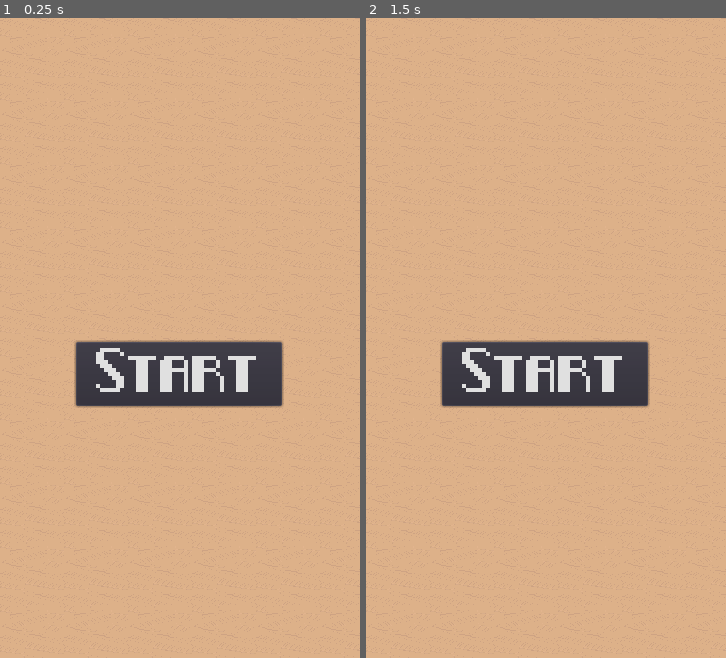
Above: before the commit, frames 1-2 (left to right).
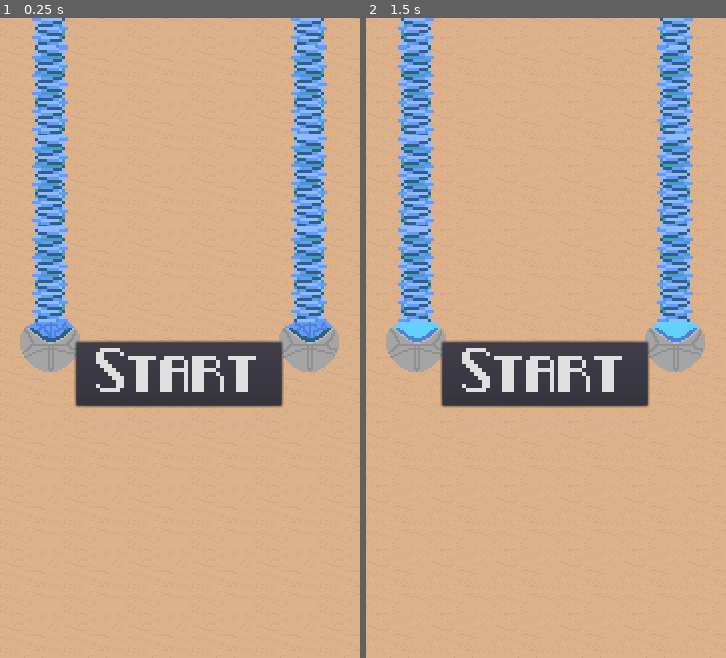
Above: after the commit, the same moments.

Repository: JordonR96/Hyper-Planet
Game: Godot game, scene res://Main.tscn
Two runs of this game, one before a commit and one after it. Both use one fixed random seed, a clock stepped at 60 frames per second and the inputs below.
Inputs:
- Up to frame 1 (0.25 s): no input
- Up to frame 2 (1.5 s): tap Enter at 0.5 s; hold Right (ui_right) 0.53-1.28 s; hold Space (ui_select) 0.53-1.28 s; hold Left (ui_left) from 1.28 s (still down); tap Space (ui_select) at 1.35 s

The runs differ from the first frame. In frame 1, 10% of the frame differs, in the area x 5-95%, y 0-56%; in frame 2, 10%.

Commit message:
new enemy
IMplemented new enemies and obst

Diff:
--- a/Bullet.gd
+++ b/Bullet.gd
@@ -7,7 +7,7 @@
 export (float) var lifetime
 
 
-# Called when the node enters the scene tree for the first time.
+# Called when thex node enters the scene tree for the first time.
 
 func start(_position, _direction):
 	position = _position
@@ -19,6 +19,11 @@
 	## TODO make the liftime timer kill bullet on timoute
 	velocity = _direction * speed
 
+	$AnimationPlayer.play('shoot')
+
+## TODO need connecting signal from main that when called will just que free
+func _on_destroy_all_enemies():
+	queue_free()
 
 # Called every frame. 'delta' is the elapsed time since the previous frame.
 func _process(delta):
--- /dev/null
+++ b/ElecrtoPodMed.tscn
@@ -0,0 +1,18 @@
+[gd_scene load_steps=3 format=2]
+
+[ext_resource path="res://ElectroPodShort.tscn" type="PackedScene" id=1]
+[ext_resource path="res://ElectroPodBeam.tscn" type="PackedScene" id=2]
+
+[node name="Node2D" instance=ExtResource( 1 )]
+
+[node name="Pod1" parent="." index="0"]
+position = Vector2( -0.641602, -160.815 )
+
+[node name="Pod2" parent="." index="1"]
+position = Vector2( 1.1084, 159.185 )
+
+[node name="Beam2" parent="." index="3" instance=ExtResource( 2 )]
+position = Vector2( -0.451996, 90.598 )
+
+[node name="Beam3" parent="." index="4" instance=ExtResource( 2 )]
+position = Vector2( 0.0480042, -91.902 )
--- /dev/null
+++ b/ElectroPod.gd
@@ -0,0 +1,5 @@
+extends 'Enemy.gd'
+
+func _ready():
+
+	$AnimationPlayer.play('On')
--- /dev/null
+++ b/ElectroPod.tscn
@@ -0,0 +1,41 @@
+[gd_scene load_steps=6 format=2]
+
+[ext_resource path="res://Enemy.tscn" type="PackedScene" id=1]
+[ext_resource path="res://Art/enemies/electro-pod/electropods.png" type="Texture" id=2]
+[ext_resource path="res://ElectroPod.gd" type="Script" id=3]
+
+[sub_resource type="CircleShape2D" id=1]
+radius = 29.8426
+
+[sub_resource type="Animation" id=2]
+resource_name = "On"
+length = 0.3
+loop = true
+step = 0.15
+tracks/0/type = "value"
+tracks/0/path = NodePath("Sprite:frame")
+tracks/0/interp = 1
+tracks/0/loop_wrap = true
+tracks/0/imported = false
+tracks/0/enabled = true
+tracks/0/keys = {
+"times": PoolRealArray( 0, 0.15, 0.3 ),
+"transitions": PoolRealArray( 1, 1, 1 ),
+"update": 1,
+"values": [ 1, 0, 1 ]
+}
+
+[node name="Enemy" instance=ExtResource( 1 )]
+script = ExtResource( 3 )
+take_damage = "No"
+
+[node name="CollisionShape2D" parent="." index="0"]
+shape = SubResource( 1 )
+
+[node name="AnimationPlayer" parent="." index="1"]
+anims/On = SubResource( 2 )
+
+[node name="Sprite" parent="." index="2"]
+position = Vector2( 3.35876, 1.06066 )
+texture = ExtResource( 2 )
+hframes = 2
--- /dev/null
+++ b/ElectroPodBeam.gd
@@ -0,0 +1,5 @@
+extends 'Enemy.gd'
+
+# Called when the node enters the scene tree for the first time.
+func _ready():
+	$AnimationPlayer.play('On')
--- /dev/null
+++ b/ElectroPodBeam.tscn
@@ -0,0 +1,34 @@
+[gd_scene load_steps=5 format=2]
+
+[ext_resource path="res://Enemy.tscn" type="PackedScene" id=1]
+[ext_resource path="res://Art/enemies/electro-pod/electro-pod-beam.png" type="Texture" id=2]
+[ext_resource path="res://ElectroPodBeam.gd" type="Script" id=3]
+
+[sub_resource type="Animation" id=1]
+resource_name = "On"
+length = 0.3
+loop = true
+step = 0.15
+tracks/0/type = "value"
+tracks/0/path = NodePath("Sprite:frame")
+tracks/0/interp = 1
+tracks/0/loop_wrap = true
+tracks/0/imported = false
+tracks/0/enabled = true
+tracks/0/keys = {
+"times": PoolRealArray( 0, 0.15, 0.3 ),
+"transitions": PoolRealArray( 1, 1, 1 ),
+"update": 1,
+"values": [ 1, 0, 0 ]
+}
+
+[node name="Enemy" instance=ExtResource( 1 )]
+script = ExtResource( 3 )
+take_damage = "No"
+
+[node name="AnimationPlayer" parent="." index="1"]
+anims/On = SubResource( 1 )
+
+[node name="Sprite" parent="." index="2"]
+texture = ExtResource( 2 )
+hframes = 2
--- /dev/null
+++ b/ElectroPodLong.tscn
@@ -0,0 +1,18 @@
+[gd_scene load_steps=3 format=2]
+
+[ext_resource path="res://ElecrtoPodMed.tscn" type="PackedScene" id=1]
+[ext_resource path="res://ElectroPodBeam.tscn" type="PackedScene" id=2]
+
+[node name="Node2D" instance=ExtResource( 1 )]
+
+[node name="Pod1" parent="." index="0"]
+position = Vector2( -1.1416, -251.065 )
+
+[node name="Pod2" parent="." index="1"]
+position = Vector2( 1.1084, 250.685 )
+
+[node name="Beam4" parent="." index="5" instance=ExtResource( 2 )]
+position = Vector2( -0.727875, -182.571 )
+
+[node name="Beam5" parent="." index="6" instance=ExtResource( 2 )]
+position = Vector2( -0.477875, 182.103 )
--- /dev/null
+++ b/ElectroPodShort.tscn
@@ -0,0 +1,20 @@
+[gd_scene load_steps=3 format=2]
+
+[ext_resource path="res://ElectroPodBeam.tscn" type="PackedScene" id=1]
+[ext_resource path="res://ElectroPod.tscn" type="PackedScene" id=2]
+
+[node name="Node2D" type="Node2D"]
+__meta__ = {
+"_edit_group_": true
+}
+
+[node name="Pod1" parent="." instance=ExtResource( 2 )]
+position = Vector2( -0.141602, -67.8147 )
+rotation = -1.5708
+
+[node name="Pod2" parent="." instance=ExtResource( 2 )]
+position = Vector2( 0.108398, 68.1853 )
+rotation = 1.5708
+
+[node name="Beam" parent="." instance=ExtResource( 1 )]
+position = Vector2( 0, 0 )
--- a/Enemy.gd
+++ b/Enemy.gd
@@ -1,15 +1,22 @@
 extends Node2D
 export var health = 1
 export var speed = 10
+export (String, 'Yes', 'No') var take_damage = 'Yes'
 
 # Declare member variables here. Examples:
 # var a = 2
 # var b = "text"
 signal enemy_dead
+signal shoot(bullet, position, rotation)
 
 # Called when the node enters the scene tree for the first time.
 func _ready():
 	pass # Replace with function body.
+
+
+## TODO need connecting signal from main that when called will just que free
+func _on_destroy_all_enemies():
+	queue_free()
 
 func get_health():
 	return health
@@ -18,6 +25,8 @@
 	health = new_health
 # Called every frame. 'delta' is the elapsed time since the previous frame.
 func _process(delta):
+
+	## TODO play enemy dead animation, have some function that decides which one depending on enemy
 
 	if (health <= 0 ):
 		queue_free()
@@ -29,8 +38,8 @@
 
 
 func take_damage(amount):
-
-	health = health - amount
+	if (take_damage == 'Yes'):
+		health = health - amount
 
 func _on_Enemy_area_entered(area):
 
--- /dev/null
+++ b/Explosion.tscn
@@ -0,0 +1,7 @@
+[gd_scene format=2]
+
+[node name="Explosion" type="Node2D"]
+
+[node name="AnimationPlayer" type="AnimationPlayer" parent="."]
+
+[node name="Sprite" type="Sprite" parent="."]
--- a/Main.gd
+++ b/Main.gd
@@ -31,6 +31,8 @@
 var Background3
 
 var playing
+
+signal destroy_all_enemies
 # Called when the node enters the scene tree for the first time.
 func _ready():
 	playing = false
@@ -43,6 +45,11 @@
 
 	$Camera2D/HUD/GameOver.hide()
 
+func _destroy_all_enemies ():
+	## calling this function will remove all enemy and enemy bullets from screen
+
+	emit_signal("destroy_all_enemies")
+
 func _start_backgrounds():
 	#TODO background not resetting properly on gameover
 
@@ -98,13 +105,16 @@
 
 func _spawn_enemies():
 
+	# TODO will have spawn manager that has all spwan pahts which will do something like this
+
 	var enemy = SDScene.instance()
 
 
-	var spawn = Vector2(300, -182)
+	var spawn = Vector2(0, -182)
 	enemy.position = spawn
 	enemy.connect('shoot', self , '_spawn_enemy_bullet')
-
+	## make sure we can destroy all enemies if we wish (this will be a pickup)
+	connect('destroy_all_enemies', enemy, '_on_destroy_all_enemies')
 
 	add_child(enemy)
 	print(enemy.position.y)
@@ -120,8 +130,9 @@
 	var bullet = BulletScene.instance();
 
 	bullet.start(position, direction)
-
+	connect('destroy_all_enemies', bullet, '_on_destroy_all_enemies')
 	add_child(bullet)
+
 
 
 
@@ -145,6 +156,7 @@
 # Called every frame. 'delta' is the elapsed time since the previous frame.
 func _process(delta):
 
+
 	if has_node('Player'):
 
 			# with the player moving in a different direction
@@ -163,6 +175,8 @@
 func _on_ScoreTimer_timeout():
 	score += score_increment
 	$Camera2D/HUD/ScoreLabel.text = str(score)
+
+
 
 
 func _game_over():
@@ -181,4 +195,8 @@
 	$Camera2D/HUD/StartButton.text = 'Retry'
 	$Camera2D.start(camera_start_position)
 
+	# TODO time delay on this signal
+
+	_destroy_all_enemies()
+
 	## TODO have gameover screen and show that should be same as start screen, shouldnt just be bg of game
--- a/Main.tscn
+++ b/Main.tscn
@@ -1,7 +1,8 @@
-[gd_scene load_steps=8 format=2]
+[gd_scene load_steps=9 format=2]
 
 [ext_resource path="res://Main.gd" type="Script" id=1]
 [ext_resource path="res://Font/pixel_noir/Pixel-Noir Caps.ttf" type="DynamicFontData" id=2]
+[ext_resource path="res://ElectroPodLong.tscn" type="PackedScene" id=3]
 [ext_resource path="res://Camera2D.tscn" type="PackedScene" id=4]
 [ext_resource path="res://Font/pixel_noir/Pixel-Noir.ttf" type="DynamicFontData" id=5]
 
@@ -53,6 +54,8 @@
 }
 
 [node name="GameOver" type="Label" parent="Camera2D/HUD"]
+anchor_top = -0.00110483
+anchor_bottom = -0.00110483
 margin_left = 32.5356
 margin_top = 85.0381
 margin_right = 332.536
@@ -69,6 +72,12 @@
 
 [node name="SpawnTimer" type="Timer" parent="."]
 wait_time = 0.1
+
+[node name="Node2D" parent="." instance=ExtResource( 3 )]
+position = Vector2( 50.2046, 74.2462 )
+
+[node name="Node2D2" parent="." instance=ExtResource( 3 )]
+position = Vector2( 309.006, 73.5391 )
 [connection signal="pressed" from="Camera2D/HUD/StartButton" to="." method="_start_game"]
 [connection signal="timeout" from="ScoreTimer" to="." method="_on_ScoreTimer_timeout"]
 [connection signal="timeout" from="SpawnTimer" to="." method="_spawn_enemies"]
--- a/Player.gd
+++ b/Player.gd
@@ -83,6 +83,7 @@
 	## TODO change to use custom inputz
 
 	if (Input.is_action_pressed("ui_select")):
+		## TODO make it so they cant hold button down and shoot
 		if (allow_shoot):
 			## TODO play the shooting animation
 			emit_signal('shoot')
--- a/Player.tscn
+++ b/Player.tscn
@@ -4,8 +4,9 @@
 [ext_resource path="res://Art/player/ship_explosion.png" type="Texture" id=2]
 [ext_resource path="res://Player.gd" type="Script" id=4]
 
-[sub_resource type="RectangleShape2D" id=1]
-extents = Vector2( 30.9246, 30.7635 )
+[sub_resource type="CapsuleShape2D" id=8]
+radius = 24.15
+height = 11.4644
 
 [sub_resource type="Animation" id=2]
 resource_name = "dead"
@@ -76,7 +77,7 @@
 resource_name = "none"
 
 [node name="Player" type="Area2D"]
-position = Vector2( 184.5, 557.009 )
+position = Vector2( 184.5, 557.259 )
 collision_mask = 14
 script = ExtResource( 4 )
 __meta__ = {
@@ -88,7 +89,7 @@
 
 [node name="CollisionShape2D" type="CollisionShape2D" parent="."]
 position = Vector2( -1.54078e-05, -0.176729 )
-shape = SubResource( 1 )
+shape = SubResource( 8 )
 one_way_collision_margin = 0.0
 
 [node name="AnimationPlayer" type="AnimationPlayer" parent="."]
--- /dev/null
+++ b/PulsePod.gd
@@ -0,0 +1,7 @@
+extends 'Enemy.gd'
+
+
+
+# Called when the node enters the scene tree for the first time.
+func _ready():
+	$AnimationPlayer.play('Pulse')
--- /dev/null
+++ b/PulsePod.tscn
@@ -0,0 +1,54 @@
+[gd_scene load_steps=6 format=2]
+
+[ext_resource path="res://Enemy.tscn" type="PackedScene" id=1]
+[ext_resource path="res://Art/enemies/pulse pod.png" type="Texture" id=2]
+[ext_resource path="res://PulsePod.gd" type="Script" id=3]
+
+[sub_resource type="CircleShape2D" id=1]
+radius = 42.5061
+
+[sub_resource type="Animation" id=2]
+resource_name = "Pulse"
+length = 0.7
+loop = true
+tracks/0/type = "value"
+tracks/0/path = NodePath("Sprite:frame")
+tracks/0/interp = 1
+tracks/0/loop_wrap = true
+tracks/0/imported = false
+tracks/0/enabled = true
+tracks/0/keys = {
+"times": PoolRealArray( 0, 0.1, 0.2, 0.3, 0.4, 0.5, 0.6 ),
+"transitions": PoolRealArray( 1, 1, 1, 1, 1, 1, 1 ),
+"update": 1,
+"values": [ 1, 2, 3, 4, 5, 6, 7 ]
+}
+tracks/1/type = "value"
+tracks/1/path = NodePath("CollisionShape2D:shape:radius")
+tracks/1/interp = 1
+tracks/1/loop_wrap = true
+tracks/1/imported = false
+tracks/1/enabled = true
+tracks/1/keys = {
+"times": PoolRealArray( 0.0151102, 0.1, 0.2, 0.3, 0.5, 0.6, 0.7 ),
+"transitions": PoolRealArray( 1, 1, 1, 1, 1, 1, 1 ),
+"update": 0,
+"values": [ 30.9976, 40.2765, 42.4908, 43.2076, 35.4237, 38.072, 38.4218 ]
+}
+
+[node name="Enemy" instance=ExtResource( 1 )]
+collision_mask = 29
+script = ExtResource( 3 )
+take_damage = "No"
+
+[node name="CollisionShape2D" parent="." index="0"]
+shape = SubResource( 1 )
+
+[node name="AnimationPlayer" parent="." index="1"]
+method_call_mode = 1
+anims/Pulse = SubResource( 2 )
+
+[node name="Sprite" parent="." index="2"]
+texture = ExtResource( 2 )
+hframes = 8
+frame = 3
--- a/SDBullet.tscn
+++ b/SDBullet.tscn
@@ -23,6 +23,7 @@
 [node name="SDBullet" instance=ExtResource( 1 )]
 collision_layer = 4
 collision_mask = 21
+speed = 200
 
 [node name="AnimationPlayer" parent="." index="2"]
 anims/shoot = SubResource( 1 )
@@ -31,4 +32,4 @@
 position = Vector2( 0, -0.0883865 )
 texture = ExtResource( 2 )
 vframes = 4
-frame = 2
+frame = 1
--- a/SideDropship.gd
+++ b/SideDropship.gd
@@ -1,18 +1,14 @@
 extends 'Enemy.gd'
 
-var x_direction_name = 'right'
-var x_direction = -1
-
+export (int) var shoot_timer_wait
+export (String, 'Right', 'Left') var x_direction_name
+var x_direction
+var velocity
 # Declare member variables here. Examples:
 # var a = 2
 # var b = "text"
 var Bullet  = preload("res://SDBullet.tscn")
 # list of spawn locations, 0 is closest to back of shi[]
-
-
-
-
-signal shoot(bullet, position, rotation)
 
 # Called when the node enters the scene tree for the first time.
 func _ready():
@@ -20,37 +16,49 @@
 	# TODO set correct animation direction
 	# TODO positions not work
 	# get array of bullet spawn positions
+	if (x_direction_name == 'Left'):
+		x_direction = -1;
+		$AnimationPlayer.play('Left')
+	elif(x_direction_name == 'Right'):
+		$AnimationPlayer.play('Right')
+		x_direction = +1;
 
 
+	velocity = Vector2(x_direction, 0) * speed
 	# TODO should set it to randm number, based on speed and screen width (so would shoot somewhere between start and being off screen)
-	$ShootTimer.wait_time = 1
+	$ShootTimer.wait_time = shoot_timer_wait
 	$ShootTimer.start()
 	#`TODO will have direction left or right depending on spawn side of screen
 
-	#Vector2(-32,28), Vector2(-20,28), Vector2(-8,28), Vector2(4,28), Vector2(16,28), Vector2(28,28)
+
 	pass # Replace with function body.
 
 
 # Called every frame. 'delta' is the elapsed time since the previous frame.
 func _process(delta):
-	pass
+	position += velocity * delta
 
 
 func _on_ShootTimer_timeout():
 	print('shooitng')
 	var bulletSpawnPositions = []
 
+	# left is -x, right is + x need to choose between these depdning on side of spawn, randomis sopeef
+	#randomise shoot patterns
+
+
+
 	# TODO more complex shooting patterns, ie start to finish with wait time,
 	# finish to start
 	# spawn even indexes then odd indexes
-	# will neew to re calc global position each time we shoot maybe not as ist global_postiion var
-	if (x_direction_name == 'left'):
+
+	if (x_direction_name == 'Left'):
 		for i in range(6):
-			bulletSpawnPositions.append(Vector2((global_position.x + 32) - (i * 12), global_position.y + 28))
+			bulletSpawnPositions.append(Vector2((global_position.x + 64) - (i * 24), global_position.y + 56))
 
-	elif(x_direction_name == 'right'):
+	elif(x_direction_name == 'Right'):
 		for i in range(6):
-			bulletSpawnPositions.append(Vector2((global_position.x - 32) + (i * 12), global_position.y + 28))
-
+			bulletSpawnPositions.append(Vector2((global_position.x - 64) + (i * 24), global_position.y + 56))
+	$ShootPlayer.play('Shoot')
 	for spawn in bulletSpawnPositions:
 		emit_signal('shoot', Bullet, spawn, Vector2(0,1) )
--- a/SideDropship.tscn
+++ b/SideDropship.tscn
@@ -6,7 +6,7 @@
 [ext_resource path="res://SideDropship.gd" type="Script" id=5]
 
 [sub_resource type="Animation" id=1]
-resource_name = "FlyLeft"
+resource_name = "Left"
 length = 0.4
 loop = true
 tracks/0/type = "value"
@@ -52,14 +52,26 @@
 tracks/3/imported = false
 tracks/3/enabled = true
 tracks/3/keys = {
-"times": PoolRealArray( 0.4 ),
+"times": PoolRealArray( 0 ),
 "transitions": PoolRealArray( 1 ),
 "update": 0,
-"values": [ Vector2( 45.833, 5.55874 ) ]
+"values": [ Vector2( 103.109, 7.68006 ) ]
+}
+tracks/4/type = "value"
+tracks/4/path = NodePath("Sprite:frame")
+tracks/4/interp = 1
+tracks/4/loop_wrap = true
+tracks/4/imported = false
+tracks/4/enabled = true
+tracks/4/keys = {
+"times": PoolRealArray( 0 ),
+"transitions": PoolRealArray( 1 ),
+"update": 1,
+"values": [ 0 ]
 }
 
 [sub_resource type="Animation" id=2]
-resource_name = "FlyRight"
+resource_name = "Right"
 length = 0.4
 loop = true
 tracks/0/type = "value"
@@ -105,10 +117,22 @@
 tracks/3/imported = false
 tracks/3/enabled = true
 tracks/3/keys = {
-"times": PoolRealArray( 0.4 ),
+"times": PoolRealArray( 0 ),
 "transitions": PoolRealArray( 1 ),
 "update": 0,
-"values": [ Vector2( -43.3507, 3.87937 ) ]
+"values": [ Vector2( -72.3422, 7.06135 ) ]
+}
+tracks/4/type = "value"
+tracks/4/path = NodePath("Sprite:frame")
+tracks/4/interp = 1
+tracks/4/loop_wrap = true
+tracks/4/imported = false
+tracks/4/enabled = true
+tracks/4/keys = {
+"times": PoolRealArray( 0 ),
+"transitions": PoolRealArray( 1 ),
+"update": 1,
+"values": [ 0 ]
 }
 
 [sub_resource type="Animation" id=3]
@@ -124,25 +148,34 @@
 "times": PoolRealArray( 0, 0.1, 0.2, 0.3, 0.4 ),
 "transitions": PoolRealArray( 1, 1, 1, 1, 1 ),
 "update": 1,
-"values": [ 2, 3, 4, 5, 0 ]
+"values": [ 1, 2, 3, 4, 0 ]
 }
 
 [node name="SideDropship" instance=ExtResource( 1 )]
 position = Vector2( 0, 0 )
 script = ExtResource( 5 )
+speed = 200
+shoot_timer_wait = 1
+x_direction_name = "Right"
+
+[node name="CollisionShape2D" parent="." index="0"]
+position = Vector2( 0.353546, 15.5563 )
 
 [node name="flame" type="Sprite" parent="." index="1"]
-position = Vector2( 45.833, 5.55874 )
+position = Vector2( -72.3422, 7.06135 )
 texture = ExtResource( 2 )
+flip_h = true
 vframes = 5
-frame = 4
+frame = 3
 
 [node name="AnimationPlayer" parent="." index="2"]
-anims/FlyLeft = SubResource( 1 )
-anims/FlyRight = SubResource( 2 )
+anims/Left = SubResource( 1 )
+anims/Right = SubResource( 2 )
 
 [node name="Sprite" parent="." index="3"]
+position = Vector2( 16.9706, -2.47488 )
 texture = ExtResource( 3 )
+flip_h = true
 vframes = 6
 
 [node name="ShootPlayer" type="AnimationPlayer" parent="." index="4"]
Binary file changed: Art/enemies/electro-pod-beam.aseprite
Binary file added: Art/enemies/electro-pod/electro-pod-beam.png
Binary file added: Art/enemies/electro-pod/electropods.png
Binary file changed: Art/enemies/electropods.aseprite
Binary file added: Art/enemies/hitechbg.aseprite
Binary file changed: Art/enemies/pulse pod.aseprite
Binary file added: Art/enemies/pulse pod.png
Binary file changed: Art/enemies/side-dropshi[/sd-flame.aseprite
Binary file changed: Art/enemies/side-dropshi[/sd-flame.png
Binary file changed: Art/enemies/side-dropshi[/sds-bullets.aseprite
Binary file changed: Art/enemies/side-dropshi[/sds-bullets.png
Binary file changed: Art/enemies/side-dropshi[/side-dropship.aseprite
(and 4 more such lines)
